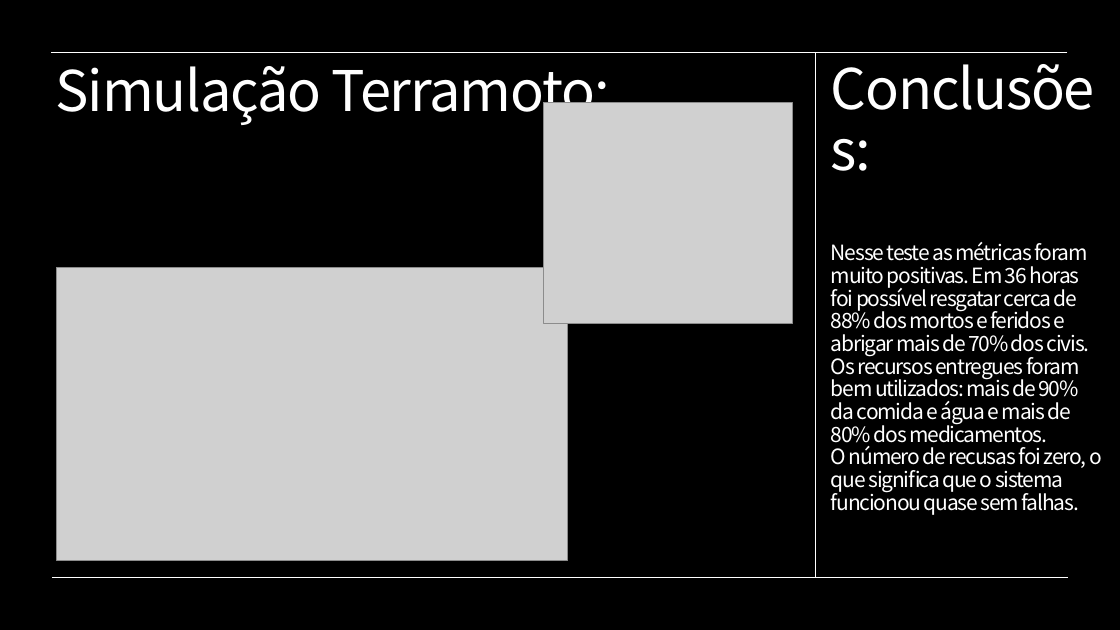
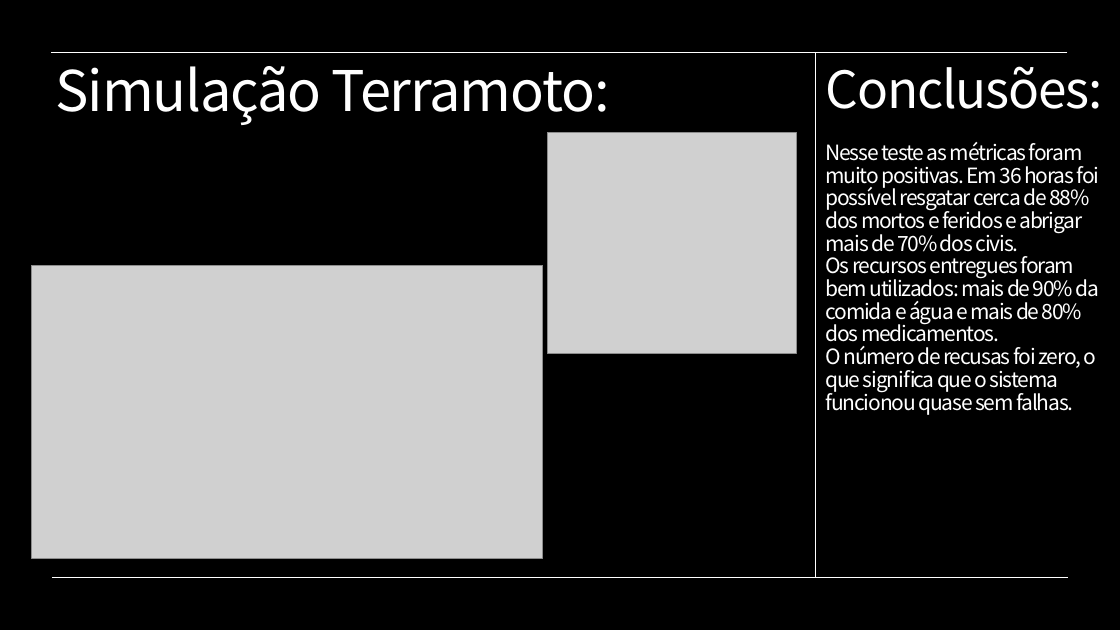
Before and after one commit to gabrielasimon21/ISIA-1, a slide deck: slide 7 of ISIA Presentation.pptx. Drawn at 1120x630 pixels with LibreOffice and Linux fonts; fonts in the diff are those of the drawing; grey boxes stand for pictures; background and template pictures are left out; a plain dark background stands for a picture behind light text. Boxes give left, top, right and bottom in pixels: in the first picture for what was removed or moved away, otherwise in the second. Text is boxed around its words. In the diff, an @@ line names an element or a change of style, - is before the commit and + after.

```diff
--- a/ISIA Presentation.pptx
+++ b/ISIA Presentation.pptx
@@ text at box(825, 66, 1103, 109): size 48 to 44 pt in "Conclusões:" @@
@@ picture: place and size @@
-picture at box(544, 103, 793, 323)
+picture at box(547, 133, 797, 354)
@@ picture: place and size @@
-picture at box(56, 268, 568, 560)
+picture at box(31, 266, 543, 558)
```
Also in this commit, not shown: 5 other slides changed.
